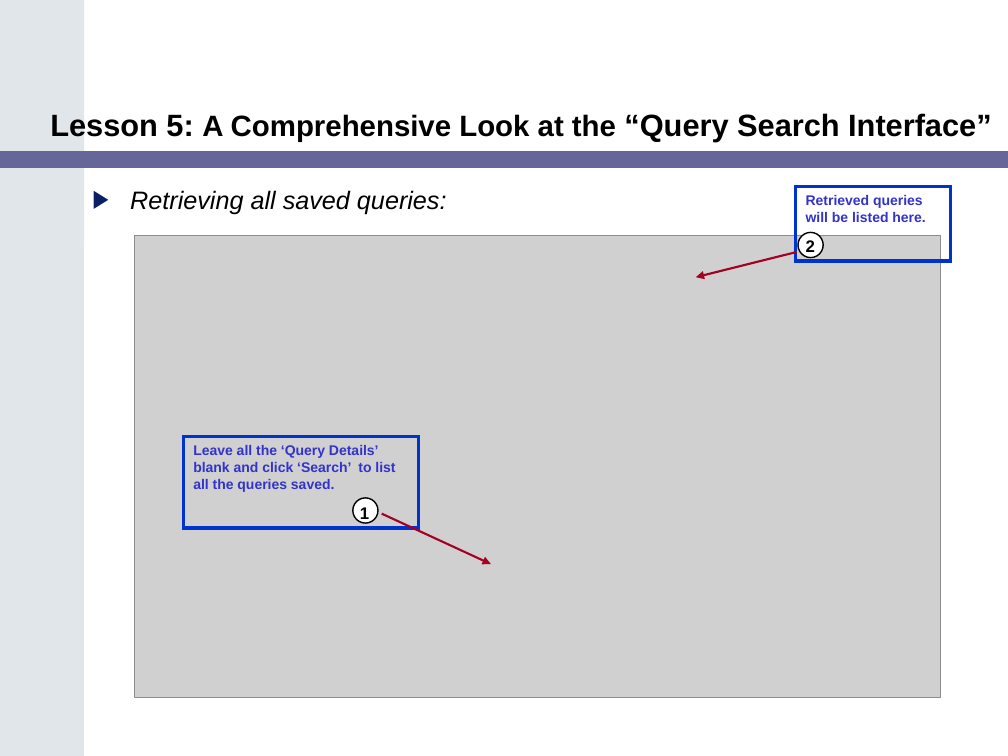
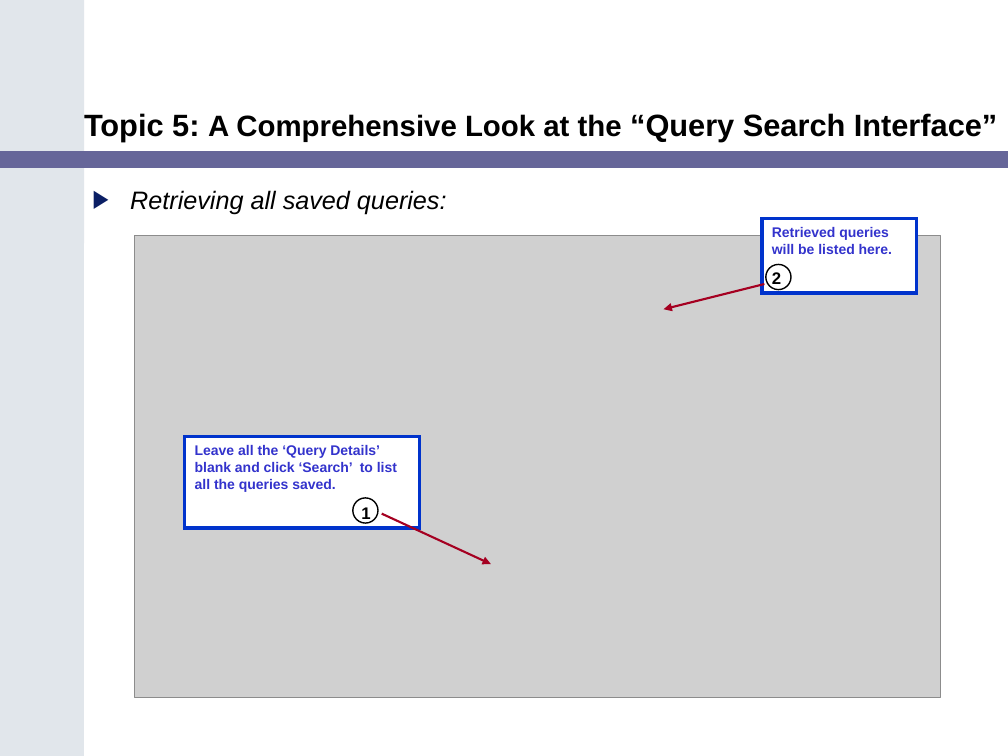
Before and after one commit to NCIP/catrip, a slide deck: slide 23 of catrip/documentation/training/caTRIP_Training_Module.ppt (slide 22 before the commit). Drawn at 1008x756 pixels with LibreOffice and Linux fonts; fonts in the diff are those of the drawing; grey boxes stand for pictures. Boxes give left, top, right and bottom in pixels: in the first picture for what was removed or moved away, otherwise in the second. Text is boxed around its words. In the diff, an @@ line names an element or a change of style, - is before the commit and + after.

```diff
--- a/catrip/documentation/training/caTRIP_Training_Module.ppt
+++ b/catrip/documentation/training/caTRIP_Training_Module.ppt
@@ title at <box>84,113,997,141</box>: text changed @@
-Lesson 5: A Comprehensive Look at the “Query Search Interface”
+Topic 5: A Comprehensive Look at the “Query Search Interface”
@@ rectangle "Retrieved queries will be listed ..." at <box>762,219,917,293</box>: fill none to #FFFFFF @@
@@ rectangle "Retrieved queries will be listed ...": place and size @@
-rectangle "Retrieved queries will be listed ..." at <box>795,186,951,261</box>
+rectangle "Retrieved queries will be listed ..." at <box>762,219,917,293</box>
@@ ellipse at <box>766,264,791,289</box>: fill #FFFFFF to none @@
@@ ellipse: place and size @@
-ellipse at <box>798,233,824,258</box>
+ellipse at <box>766,264,791,289</box>
@@ arrow moved from (796, 252) - (696, 277) to (764, 284) - (663, 309) @@
@@ rectangle "Leave all the ‘Query Details’ ..." at <box>184,436,419,528</box>: fill none to #FFFFFF @@
@@ ellipse at <box>353,498,378,523</box>: fill #FFFFFF to none @@
```
Also in this commit, not shown: 26 other slides changed, 6 slides added, 1 slide removed, 2 other files.
